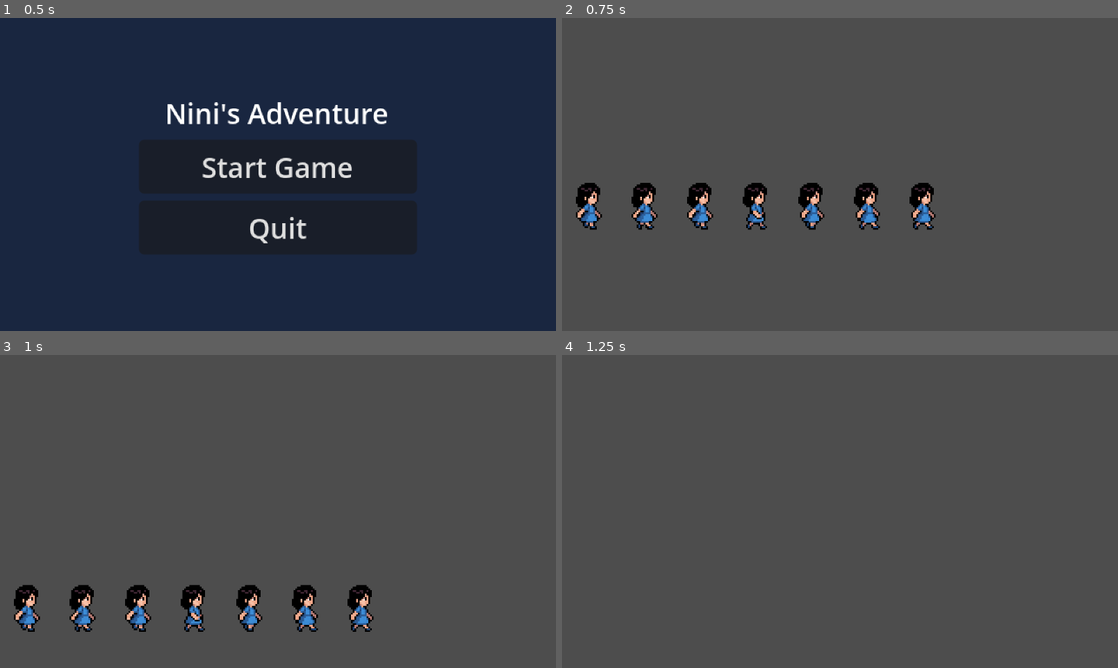
Above: before the commit, frames 1-4 (two rows, left to right).
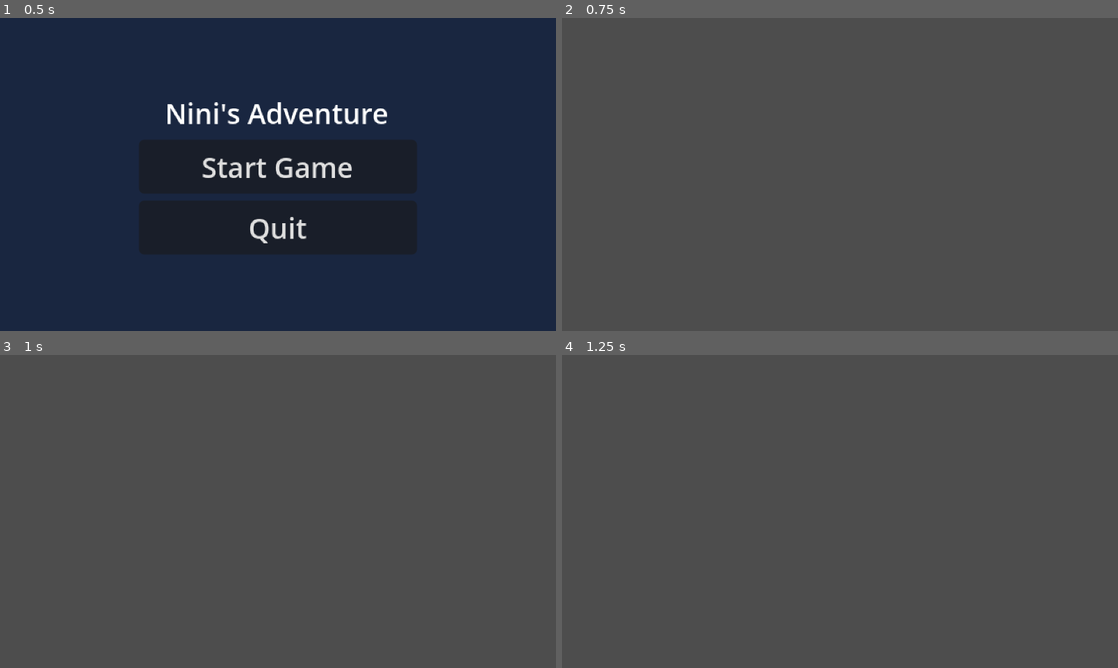
Above: after the commit, the same moments.

Repository: PsyburGai/ninis-adventure
Game: Godot game, scene res://source/scenes/levels/main_menu.tscn
Two runs of this game, one before a commit and one after it. Both use one fixed random seed, a clock stepped at 60 frames per second and the inputs below.
Inputs:
- Up to frame 1 (0.5 s): no input
- Up to frame 2 (0.75 s): click "Start Game" at 0.5 s
- Up to frame 3 (1 s): no input
- Up to frame 4 (1.25 s): no input

Frame 1 is identical in both runs. In frame 2, 3.6% of the frame differs, in the area x 2-68%, y 52-68%; in frame 3, 3.6%, in the area x 2-68%, y 73-89%; in frame 4, nothing differs.

Commit message:
Remove Nini sprite and SpawnLeft from level_1_1

Diff:
--- a/source/scenes/levels/level_1_1.tscn
+++ b/source/scenes/levels/level_1_1.tscn
@@ -1,6 +1,4 @@
 [gd_scene format=3 uid="uid://level_1_1"]
-
-[ext_resource type="PackedScene" path="res://source/scenes/player/nini.tscn" id="1_nini"]
 
 [node name="Level1_1" type="Node2D"]
 
@@ -18,10 +16,5 @@
 limit_top = -9999
 limit_bottom = 9999
 
-[node name="SpawnLeft" type="Marker2D" parent="."]
-position = Vector2(32, 100)
-
 [node name="SpawnRight" type="Marker2D" parent="."]
 position = Vector2(2480, 100)
-
-[node name="Nini" parent="." instance=ExtResource("1_nini")]
Not shown, changed: maps/world1/level_1-1.tmx
